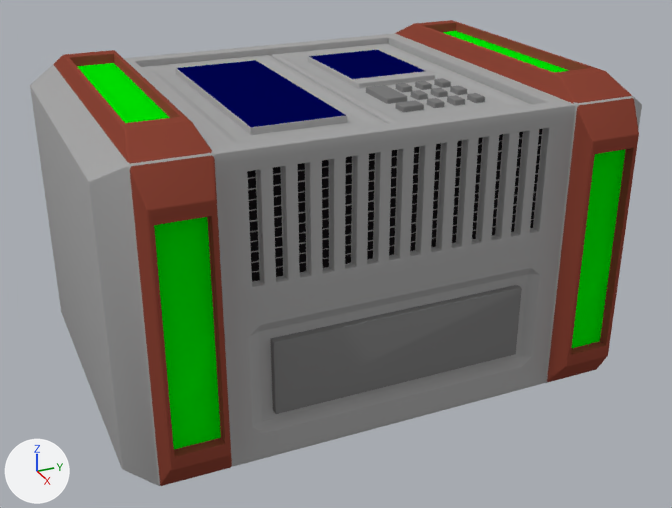
The Blender file Blender/box.blend as it was, and as the next commit left it.
Both versions are drawn from a 50 mm camera at (3.41, -1.48, 1.52) aimed at (0.08, 0.01, -0.14). The axes (+X, +Y, +Z) are drawn at lower left. The lights are the same throughout.

In view in the first picture: 'box_high'.
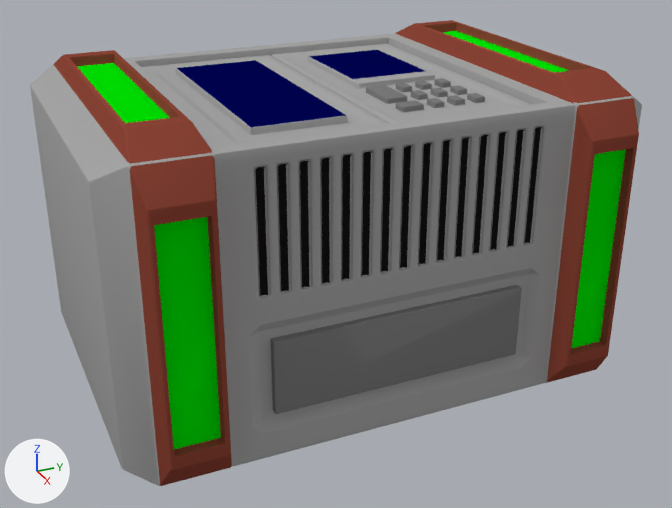
Changed parts and their boxes (x1, y1, x2, y2) in the pictures (672 x 508 px):
part 1 of me_cube_002, cut back: (228, 116, 565, 310) in both

The edits, one by one:
me_cube_002 is used by ob_box_high; location (0.0, 0.0, 0.0); scale (1.2, 1.6, 1.0).
me_cube_002 had 17425 vertices, 18841 faces and spanned x -0.67..0.67, y -0.67..0.67, z -0.67..0.67.
me_cube_002 now has 10220 vertices, 11566 faces and spans x -0.67..0.67, y -0.67..0.67, z -0.67..0.67.
me_cube_002 part 1: 10473 vertices removed from x 0.57..0.6, y -0.378..0.378, z 0.075..0.527; 3268 vertices added at x 0.59..0.6, y -0.36..0.36, z 0.057..0.543.
